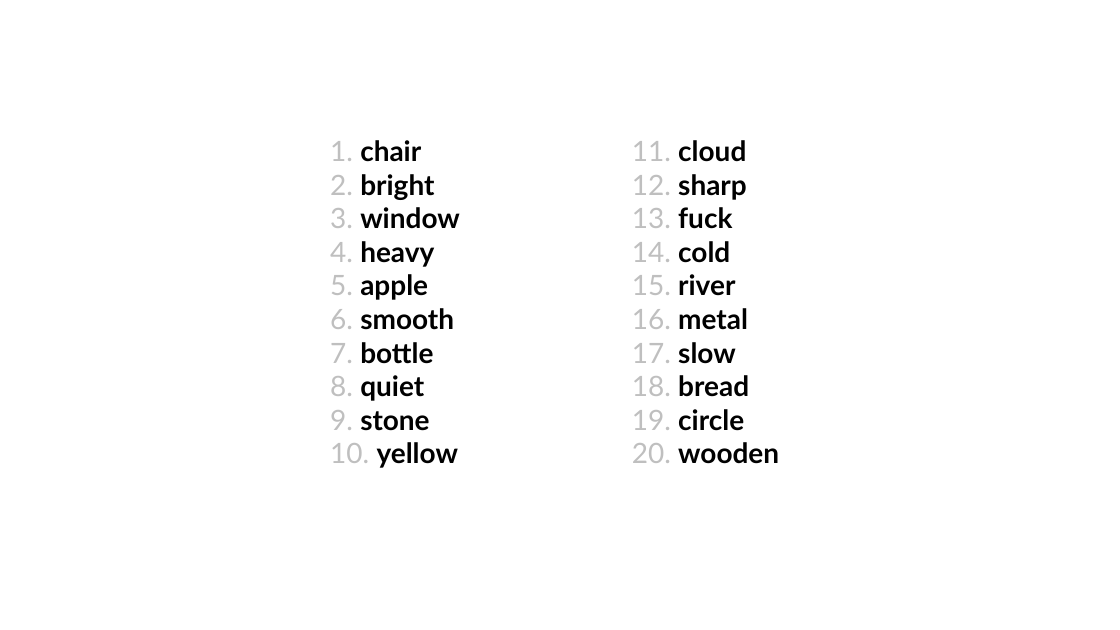
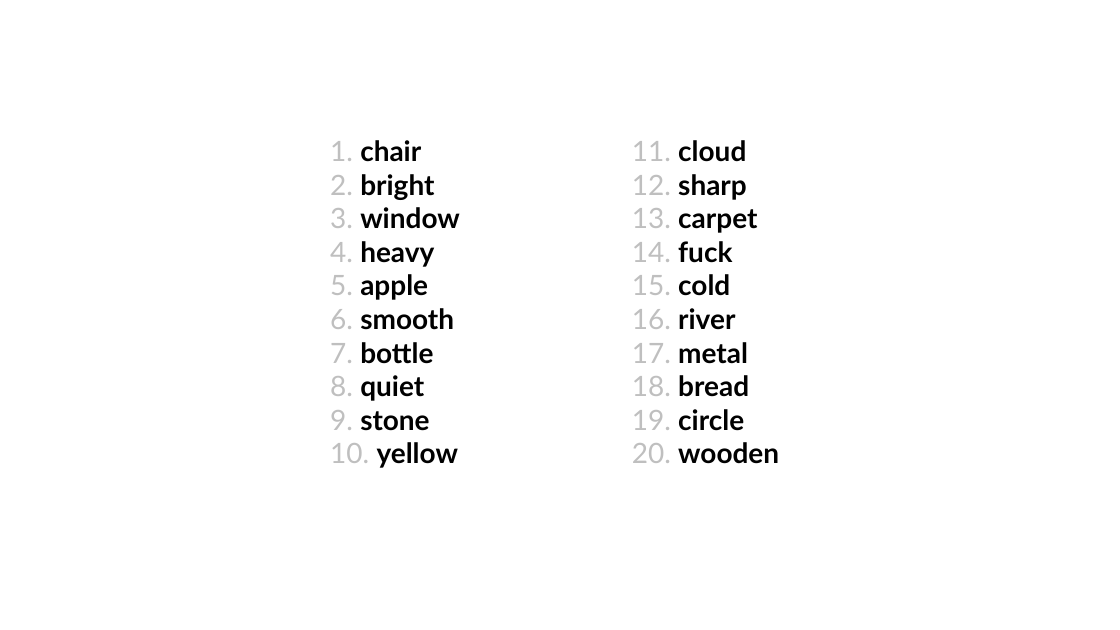
Before and after one commit to taylor-arnold/courses, a slide deck: slide 73 of dsst289-f25/pslides/experiments.pptx. Drawn at 1120x630 pixels with LibreOffice and Linux fonts; fonts in the diff are those of the drawing. Boxes give left, top, right and bottom in pixels: in the first picture for what was removed or moved away, otherwise in the second. Text is boxed around its words. In the diff, an @@ line names an element or a change of style, - is before the commit and + after.

```diff
--- a/dsst289-f25/pslides/experiments.pptx
+++ b/dsst289-f25/pslides/experiments.pptx
@@ text at (632,208,757,364): text changed @@
-13. fuck
-14. cold
-15. river
-16. metal
-17. slow
+13. carpet
+14. fuck
+15. cold
+16. river
+17. metal
```
Also in this commit, not shown: 1 other file.
